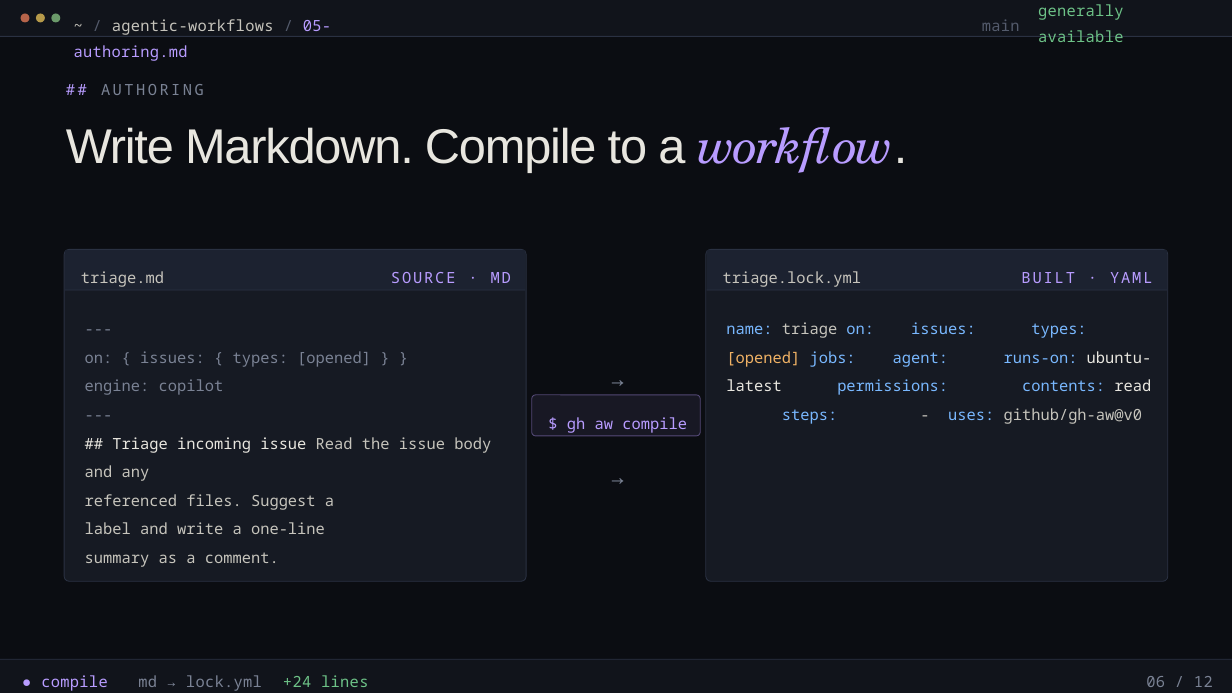
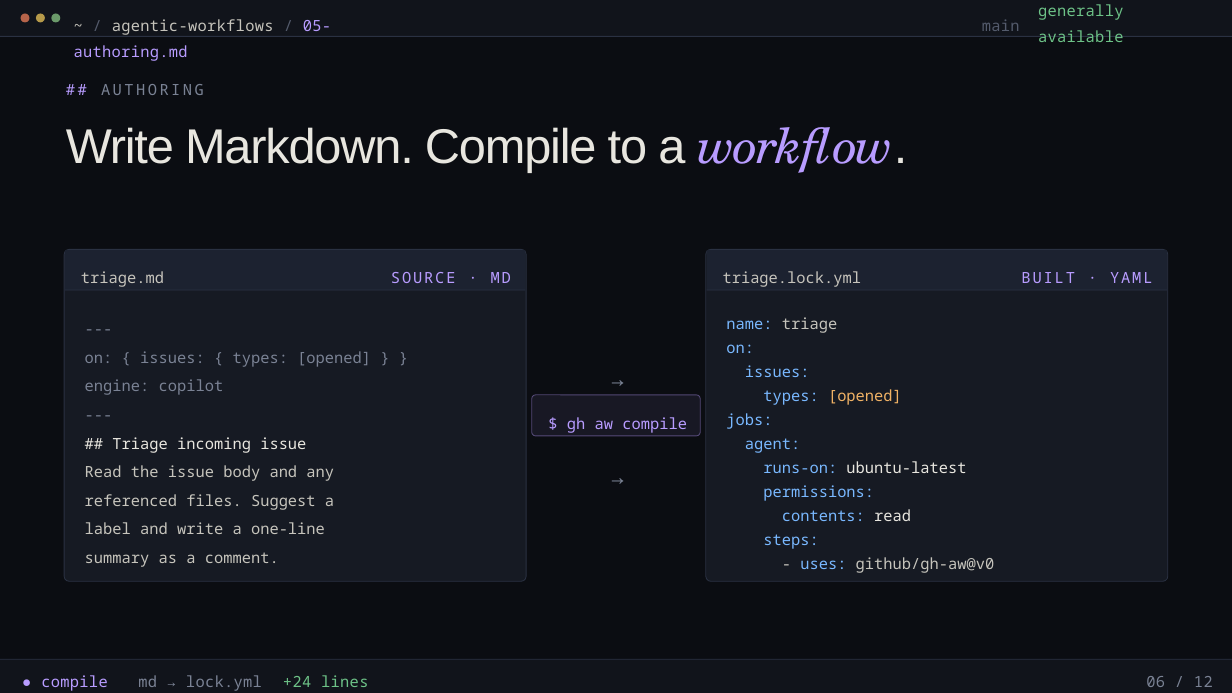
Before and after one commit to v-thlewis/agentic-efficiency-improver-fieldguide, a slide deck: slide 6 of agentic-workflows-101.pptx. Drawn at 1232x693 pixels with LibreOffice and Linux fonts; fonts in the diff are those of the drawing. Boxes give left, top, right and bottom in pixels: in the first picture for what was removed or moved away, otherwise in the second. Text is boxed around its words. In the diff, an @@ line names an element or a change of style, - is before the commit and + after.

```diff
--- a/agentic-workflows-101.pptx
+++ b/agentic-workflows-101.pptx
@@ text at [726, 317, 995, 573]: text changed @@
-name: triage on: issues: types: [opened] jobs: agent: runs-on: ubuntu-latest permissions: contents: read steps: - uses: github/gh-aw@v0
+name: triage
+on:
+issues:
+types: [opened]
+jobs:
+agent:
+runs-on: ubuntu-latest
+permissions:
+contents: read
+steps:
+- uses: github/gh-aw@v0
@@ text at [85, 437, 334, 481]: text changed @@
-## Triage incoming issue Read the issue body and any
+## Triage incoming issue
+Read the issue body and any
```
Also in this commit, not shown: 1 other slide changed.
